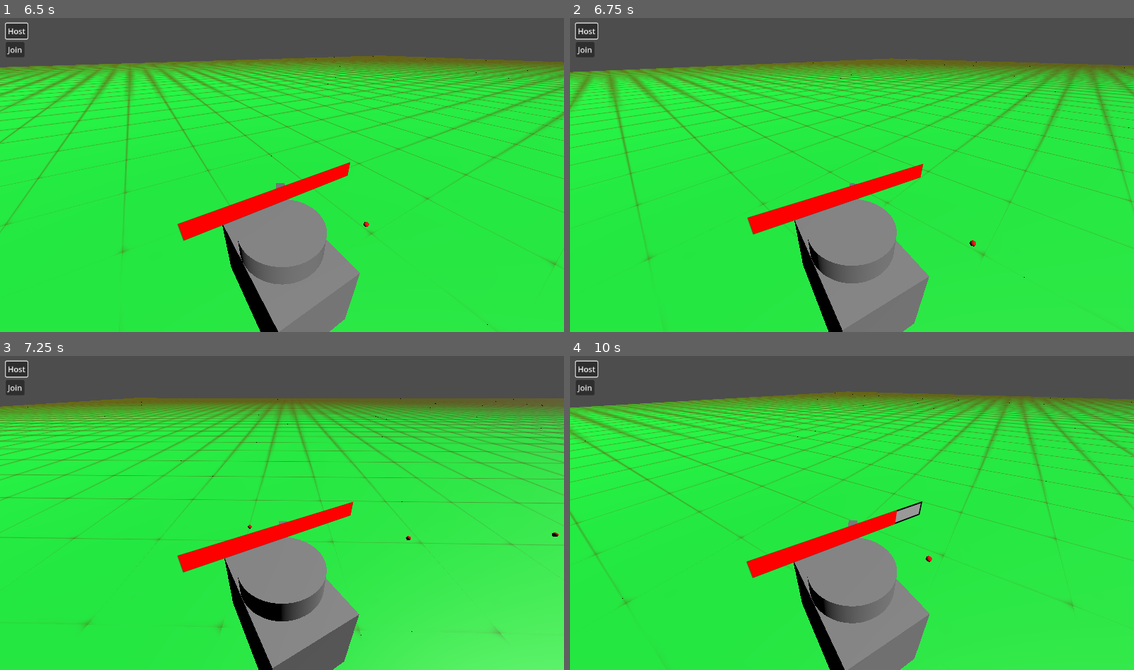
Above: before the commit, frames 1-4 (two rows, left to right).
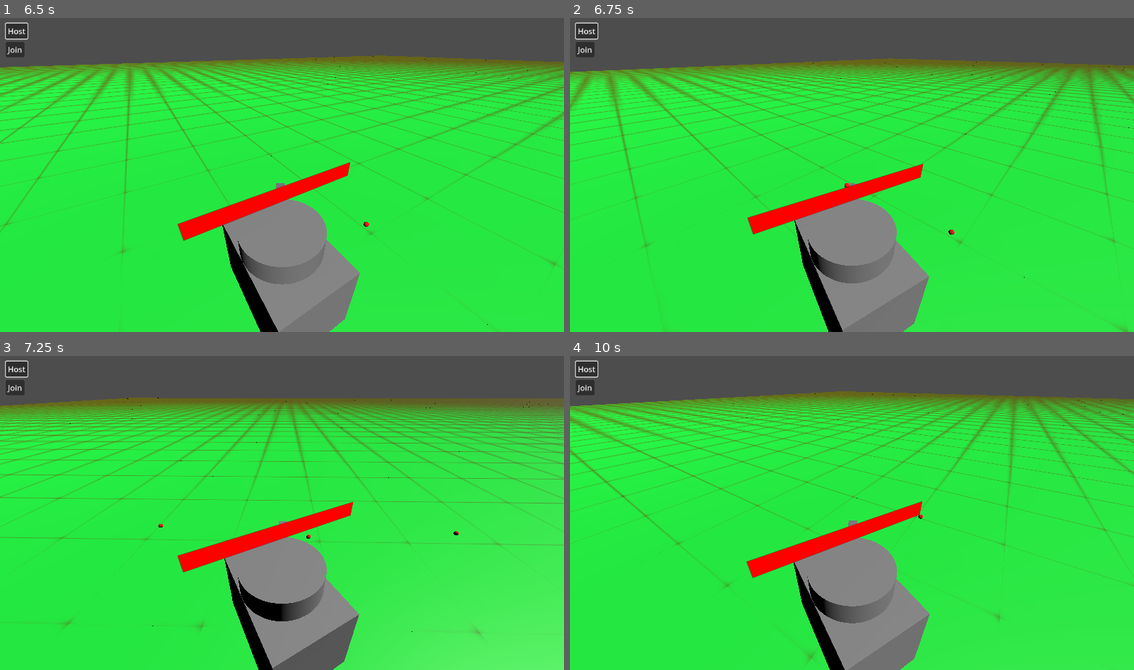
Above: after the commit, the same moments.

Repository: Coolfool3080/QuickTank
Game: Godot game, scene res://levels/multiplayer_test_map.tscn
The game is run twice, just before and just after one commit, with the same random seed, the same clock (stepped at 60 frames per second) and the same inputs. This scene is started directly instead of the project's main scene.
Inputs (mouse positions are in pixels of both pictures, inside the frame that each line leads up to):
- Up to frame 1 (6.5 s): click "Host" at 0.5 s; move the mouse to (310, 171) at 1.27 s; press the mouse at (310, 171) at 1.28 s; hold W (tank_forward) from 1.28 s (still down); move the mouse to (253, 175) at 2.02 s; release the mouse at (253, 175) at 2.03 s; click (253, 175) at 2.1 s; move the mouse to (293, 168) at 2.77 s; press the mouse at (293, 168) at 2.78 s; move the mouse to (276, 178) at 3.52 s; release the mouse at (276, 178) at 3.53 s; click (276, 178) at 3.6 s; move the mouse to (321, 178) at 4.27 s; press the mouse at (321, 178) at 4.28 s; move the mouse to (236, 168) at 5.02 s; release the mouse at (236, 168) at 5.03 s; click (236, 168) at 5.1 s; move the mouse to (287, 175) at 5.77 s; press the mouse at (287, 175) at 5.78 s
- Up to frame 2 (6.75 s): move the mouse to (829, 168) at 6.52 s; release W (tank_forward) at 6.53 s; release the mouse at (829, 168) at 6.53 s; hold D (tank_rotate_right) from 6.53 s (still down); click (829, 168) at 6.6 s
- Up to frame 3 (7.25 s): keep holding D (tank_rotate_right)
- Up to frame 4 (10 s): move the mouse to (880, 509) at 7.27 s; release D (tank_rotate_right) at 7.28 s; press the mouse at (880, 509) at 7.28 s; hold W (tank_forward) 7.28-9.53 s; move the mouse to (823, 513) at 8.02 s; release the mouse at (823, 513) at 8.03 s; click (823, 513) at 8.1 s; move the mouse to (863, 506) at 8.77 s; press the mouse at (863, 506) at 8.78 s; move the mouse to (846, 516) at 9.52 s; release the mouse at (846, 516) at 9.53 s; hold A (tank_rotate_left) from 9.53 s (still down); click (846, 516) at 9.6 s

Frame 1 is identical in both runs. In frame 2, 5.1% of the frame differs, in the area x 0-100%, y 12-100%; in frame 3, 4.3%; in frame 4, 12%, in the area x 0-100%, y 11-98%.

Commit message:
RPC shoot
-added an rpc shoot, so that al client will show each others shots.

Diff:
--- a/scripts/multiplayer_controller.gd
+++ b/scripts/multiplayer_controller.gd
@@ -22,4 +22,4 @@
 func add_player(pid):
 	var player = PLAYER.instantiate()
 	player.name = str(pid)
-	add_child(player,true)
+	add_child(player)
--- a/scripts/tank_movement_controller.gd
+++ b/scripts/tank_movement_controller.gd
@@ -57,8 +57,8 @@
 		velocity.x = forward.x * MOVE_SPEED * move_input
 		velocity.z = forward.z * MOVE_SPEED * move_input
 	else:
-		velocity.x = move_toward(velocity.x, 0, MOVE_SPEED/2 * delta)
-		velocity.z = move_toward(velocity.z, 0, MOVE_SPEED/2 * delta)
+		velocity.x = move_toward(velocity.x, 0, MOVE_SPEED * 4 * delta)
+		velocity.z = move_toward(velocity.z, 0, MOVE_SPEED * 4 * delta)
 
 	move_and_slide()
 
@@ -79,8 +79,9 @@
 		return
 
 	if event.is_action_pressed("shoot") and fire_cooldown_timer.is_stopped():
-		shoot()
+		shoot.rpc()
 
+@rpc("call_local")
 func shoot():
 	var bullet = Bullet.instantiate()
 	bullet.global_transform = $head/head_mesh/barrel_pivot/barrel_mesh/bullet_spawn_point.global_transform
